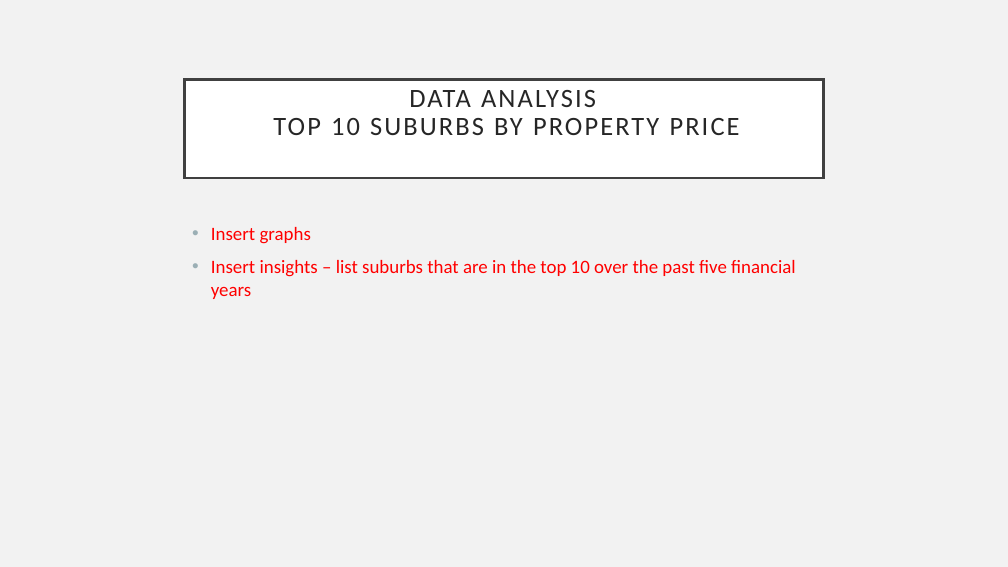
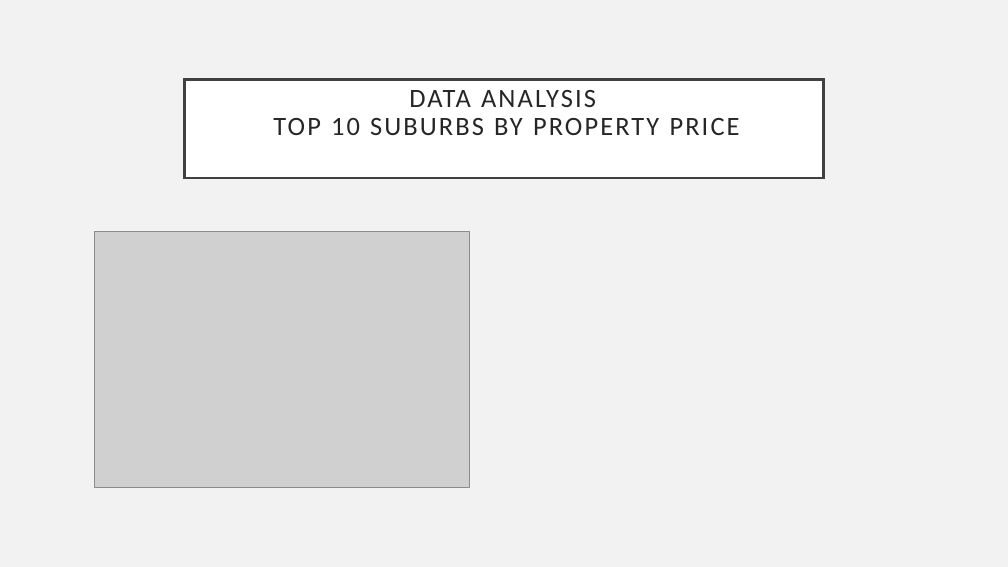
Before and after one commit to Sprettle/Chevrolet-Chilis, a slide deck: slide 10 of Project 1 Presentation.pptx (slide 8 before the commit). Drawn at 1008x567 pixels with LibreOffice and Linux fonts; fonts in the diff are those of the drawing; grey boxes stand for pictures. Boxes give left, top, right and bottom in pixels: in the first picture for what was removed or moved away, otherwise in the second. Text is boxed around its words. In the diff, an @@ line names an element or a change of style, - is before the commit and + after.

Commit message:
Graphs added

```diff
--- a/Project 1 Presentation.pptx
+++ b/Project 1 Presentation.pptx
@@ picture added at (94, 231, 470, 488) @@
@@ text removed at (211, 227, 796, 299) @@
-• Insert graphs
-• Insert insights – list suburbs that are in the top 10 over the past five financial years
```
Also in this commit, not shown: 3 other slides changed, 6 slides added.
